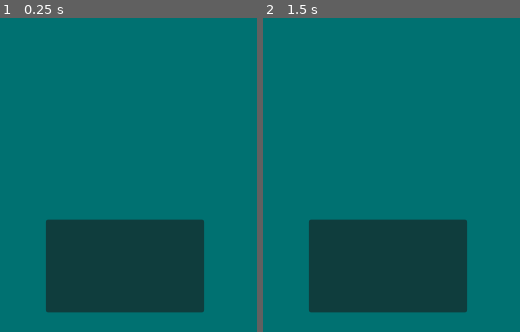
Above: before the commit, frames 1-2 (left to right).
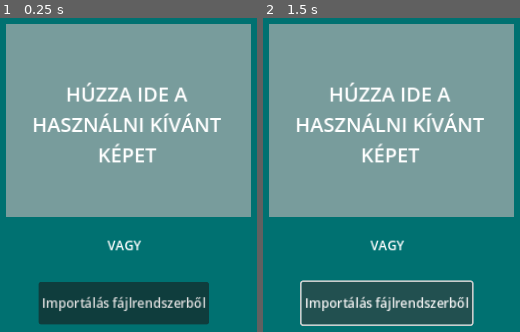
Above: after the commit, the same moments.

Repository: szuhi27/school-quiz-godot
Game: Godot game, scene res://quiz_maker_assets/quiz_maker.tscn
Two runs of this game, one before a commit and one after it. Both use one fixed random seed, a clock stepped at 60 frames per second and the inputs below. Before the commit the project starts from res://main_menu.tscn.
Inputs (mouse positions are in pixels of both pictures, inside the frame that each line leads up to; where the layout moved, square brackets give the same spot in the first picture):
- Up to frame 1 (0.25 s): no input
- Up to frame 2 (1.5 s): click (386, 303) [388, 266] at 0.5 s; click (386, 303) [388, 266] at 1.25 s

The runs differ from the first frame. In frame 1, 75% of the frame differs, in the area x 2-98%, y 1-98%; in frame 2, 76%, in the area x 2-98%, y 1-99%.

Commit message:
answ bubble saving
it now saves the answer bubble text and position with the image

also added some background to the bubble

Diff:
--- a/project.godot
+++ b/project.godot
@@ -11,7 +11,7 @@
 [application]
 
 config/name="school-quiz-godot"
-run/main_scene="res://main_menu.tscn"
+run/main_scene="res://quiz_maker_assets/quiz_maker.tscn"
 config/features=PackedStringArray("4.3", "GL Compatibility")
 config/icon="res://icon.svg"
 
--- a/quiz_maker_assets/answer_bubble.tscn
+++ b/quiz_maker_assets/answer_bubble.tscn
@@ -1,8 +1,10 @@
-[gd_scene load_steps=5 format=3 uid="uid://drnit6xvsphed"]
+[gd_scene load_steps=6 format=3 uid="uid://drnit6xvsphed"]
 
 [ext_resource type="Script" path="res://quiz_maker_assets/answer_bubble_contol.gd" id="1_wqhkn"]
 [ext_resource type="Texture2D" uid="uid://d2avstl64ot5l" path="res://quiz_maker_assets/bin.png" id="2_nhfb2"]
 [ext_resource type="Texture2D" uid="uid://dpyj23cpgtdgo" path="res://quiz_maker_assets/move.png" id="3_2sydx"]
+
+[sub_resource type="CanvasTexture" id="CanvasTexture_l51x0"]
 
 [sub_resource type="RectangleShape2D" id="RectangleShape2D_qmv4v"]
 size = Vector2(270, 41)
@@ -18,6 +20,14 @@
 grow_horizontal = 2
 grow_vertical = 2
 metadata/_edit_use_anchors_ = true
+
+[node name="TextureRect" type="TextureRect" parent="Control"]
+modulate = Color(0, 0, 0, 1)
+offset_left = -108.0
+offset_top = -16.0
+offset_right = 109.0
+offset_bottom = 16.0
+texture = SubResource("CanvasTexture_l51x0")
 
 [node name="LineEdit" type="LineEdit" parent="Control"]
 layout_mode = 1
--- a/quiz_maker_assets/answer_bubble_contol.gd
+++ b/quiz_maker_assets/answer_bubble_contol.gd
@@ -26,3 +26,12 @@
 
 func _on_move_button_button_up() -> void:
 	selected = false
+
+func get_text_lineedit() -> String:
+	return $Control/LineEdit.text
+
+func get_pos_x_lineedit() -> float:
+	return $Control/LineEdit.global_position.x
+
+func get_pos_y_lineedit() -> float:
+	return $Control/LineEdit.global_position.y
--- a/quiz_maker_assets/quiz_maker.gd
+++ b/quiz_maker_assets/quiz_maker.gd
@@ -53,9 +53,26 @@
 	var base64_string = Marshalls.raw_to_base64(_image_data)
 	json_data["image"] = base64_string
 
+	json_data["answer_bubbles"] = _get_bubble_data_array()
+
 	var json_string = JSON.stringify(json_data)
 	var file = FileAccess.open(path, FileAccess.WRITE)
 	file.store_string(json_string)
 	file.close()
 
 	#todo: go to main screen
+
+func _get_bubble_data_array() -> Array:
+	var bubble_data_array = []
+
+	for child in $AnswerBubbleGroup.get_children():
+		#mayb there should be some check here but cant think of any
+		bubble_data_array.append({
+			"text": child.get_text_lineedit(),
+			"global_position":  {
+				"x": child.get_pos_x_lineedit(),
+				"y": child.get_pos_y_lineedit()
+			}
+		})
+
+	return bubble_data_array
--- a/quiz_maker_assets/quiz_maker.tscn
+++ b/quiz_maker_assets/quiz_maker.tscn
@@ -124,7 +124,7 @@
 horizontal_alignment = 1
 vertical_alignment = 1
 
-[node name="AnswerBubbleControl" type="Control" parent="."]
+[node name="AnswerBubbleGroup" type="Control" parent="."]
 layout_mode = 3
 anchors_preset = 0
 offset_right = 40.0
@@ -169,8 +169,8 @@
 [connection signal="pressed" from="ImageImportGroup/Button" to="." method="_on_button_pressed"]
 [connection signal="file_selected" from="ImageImportGroup/FileDialog" to="." method="_on_file_dialog_file_selected"]
 [connection signal="pressed" from="BubbleAdder/SaveButton" to="." method="_on_save_button_pressed"]
-[connection signal="button_down" from="BubbleAdder/AnsweBubbleCreatotButton" to="AnswerBubbleControl" method="_on_answe_bubble_creatot_button_button_down"]
-[connection signal="button_up" from="BubbleAdder/AnsweBubbleCreatotButton" to="AnswerBubbleControl" method="_on_answe_bubble_creatot_button_button_up"]
+[connection signal="button_down" from="BubbleAdder/AnsweBubbleCreatotButton" to="AnswerBubbleGroup" method="_on_answe_bubble_creatot_button_button_down"]
+[connection signal="button_up" from="BubbleAdder/AnsweBubbleCreatotButton" to="AnswerBubbleGroup" method="_on_answe_bubble_creatot_button_button_up"]
 [connection signal="confirmed" from="SaveFileDialog" to="." method="_on_save_file_dialog_confirmed"]
 [connection signal="dir_selected" from="SaveFileDialog" to="." method="_on_save_file_dialog_dir_selected"]
 [connection signal="file_selected" from="SaveFileDialog" to="." method="_on_save_file_dialog_file_selected"]
